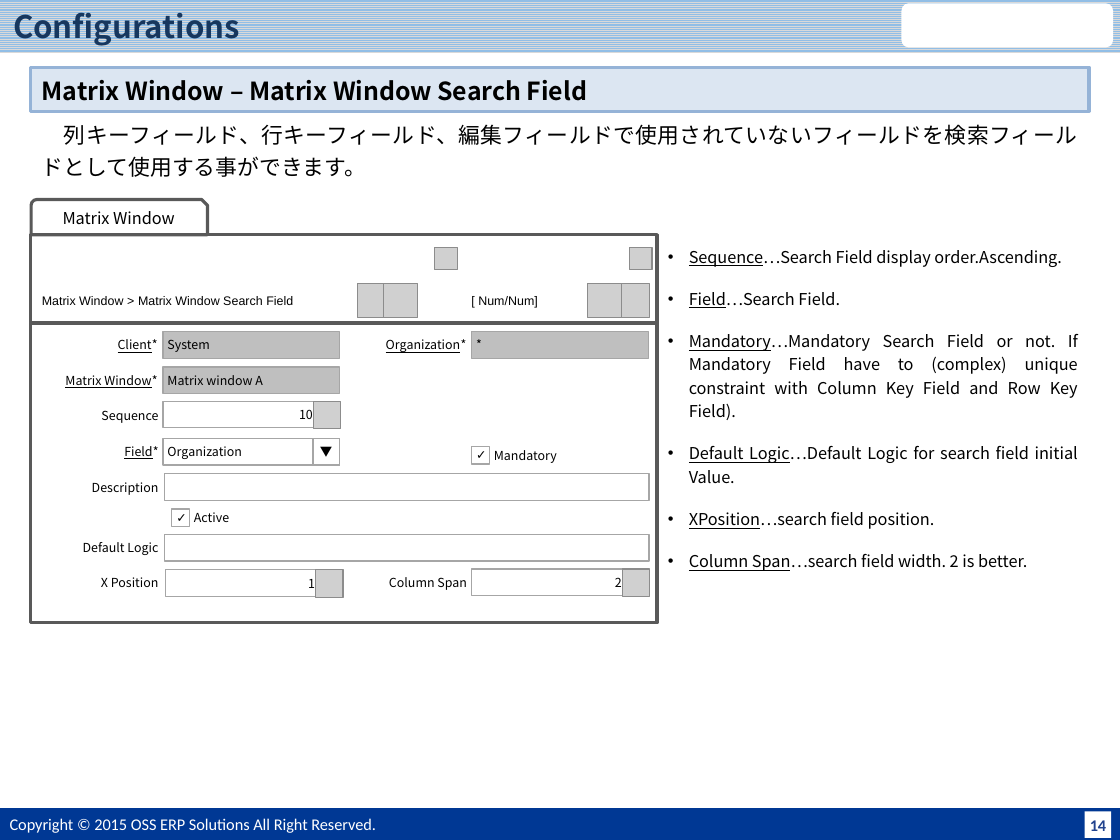
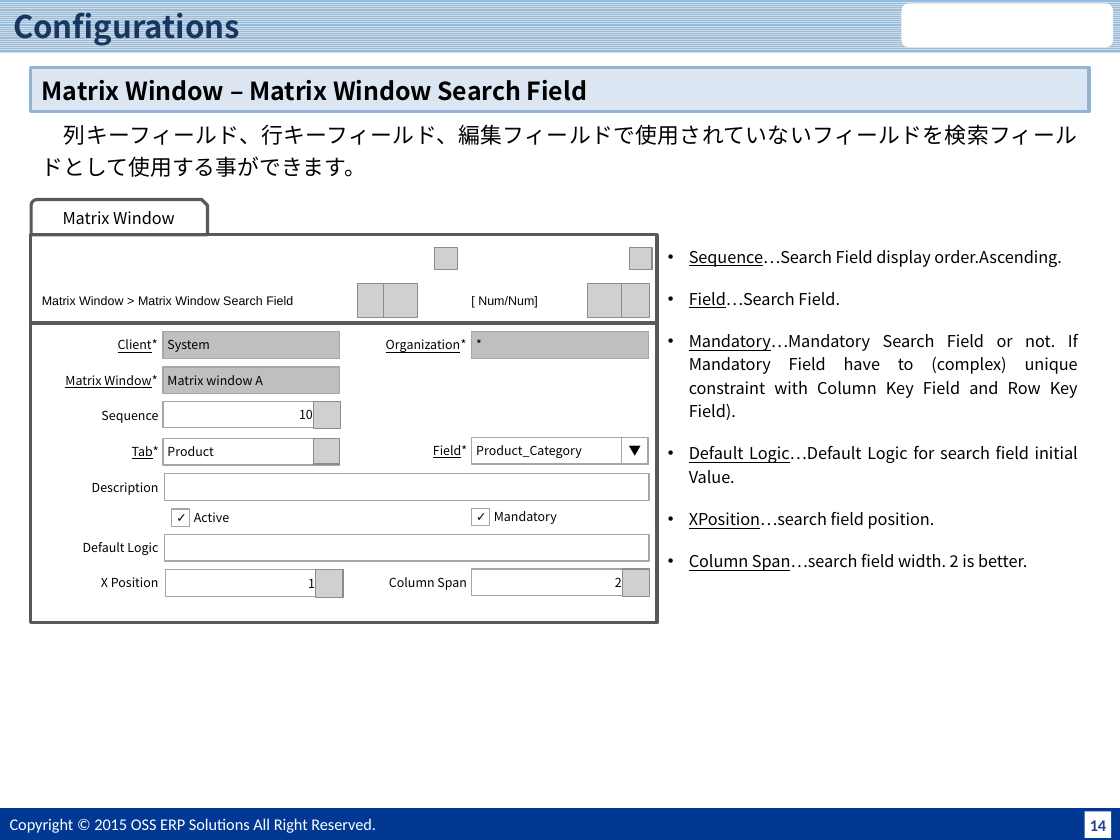
Before and after one commit to JPiere/jpiere.plugin.webui.matrixwindow, a slide deck: slide 15 of Doc/JPIERE-0098_MatrixWindow.pptx. Drawn at 1120x840 pixels with LibreOffice and Linux fonts; fonts in the diff are those of the drawing; grey boxes stand for pictures; background and template pictures are left out. Boxes give left, top, right and bottom in pixels: in the first picture for what was removed or moved away, otherwise in the second. Text is boxed around its words. In the diff, an @@ line names an element or a change of style, - is before the commit and + after.

```diff
--- a/Doc/JPIERE-0098_MatrixWindow.pptx
+++ b/Doc/JPIERE-0098_MatrixWindow.pptx
@@ text at (x1=132, y1=446, x2=159, y2=459): text changed @@
-Field*
+Tab*
@@ text in rectangle at (x1=167, y1=446, x2=213, y2=456): text changed @@
-Organization
+Product
@@ picture added at (x1=314, y1=438, x2=339, y2=464) @@
@@ text added at (x1=433, y1=445, x2=467, y2=458), 8 pt, text #000000, underline @@
+Field*
@@ rectangle added at (x1=472, y1=438, x2=647, y2=465), fill #FFFFFF, outline #A6A6A6 0.75 pt, 8 pt, text #000000 @@
+Product_Category
@@ rectangle "▼" moved from (x1=312, y1=439, x2=339, y2=466) to (x1=622, y1=438, x2=648, y2=465) @@
@@ rectangle moved from (x1=472, y1=447, x2=489, y2=465) to (x1=472, y1=508, x2=489, y2=526) @@
@@ text "Mandatory" moved from (x1=494, y1=450, x2=557, y2=463) to (x1=494, y1=511, x2=557, y2=524) @@
```
Also in this commit, not shown: 4 other slides changed, 4 slides added, 5 slides removed, 4 other files.
